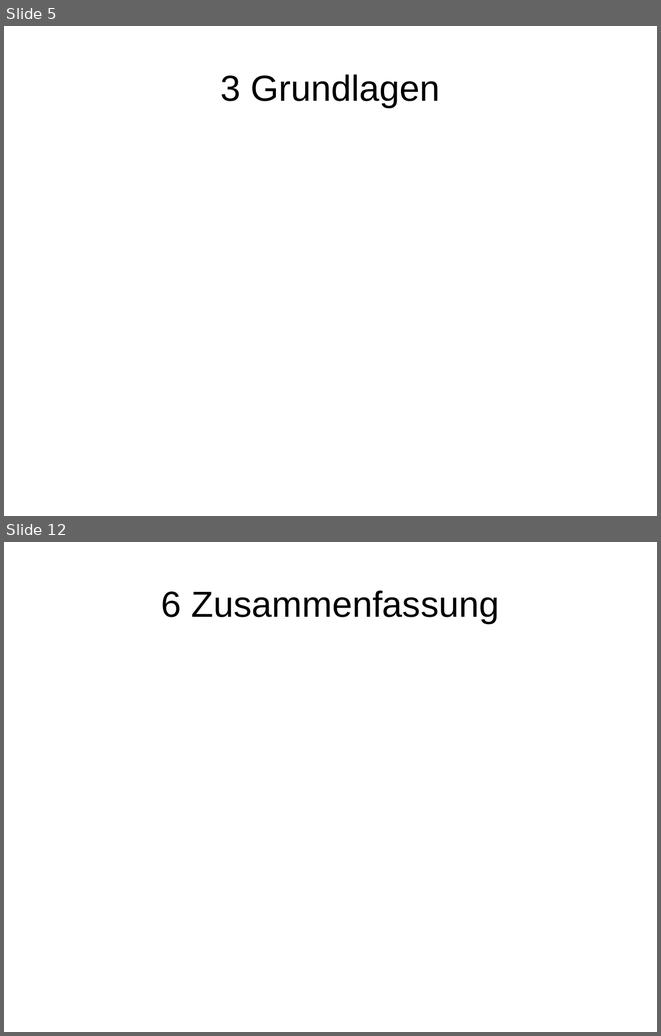
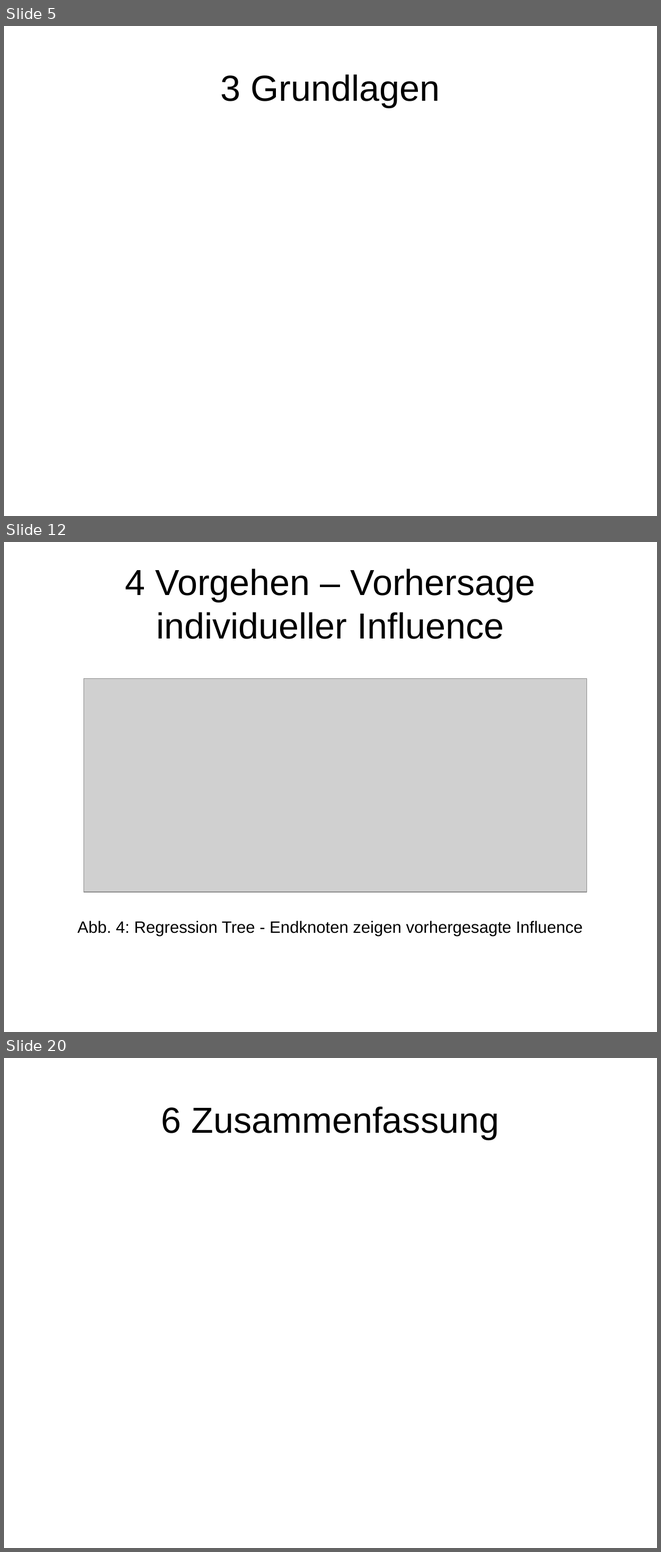
Before and after one commit to EKupfer/hello-world, a slide deck: CompAdv Vortrag.odp. Shown one above the other, each under a label of ours: slides 5 and 12 before the commit, slides 5, 12 and 20 after it; the slides between them are not shown. The pictures are 661x1036 and 661x1552 pixels, drawn with LibreOffice and Linux fonts; fonts in the diff are those of the drawing; grey boxes stand for pictures. Boxes give left, top, right and bottom in pixels: in the first picture for what was removed or moved away, otherwise in the second. Text is boxed around its words. In the diff, an @@ line names an element or a change of style, - is before the commit and + after.

```diff
--- a/CompAdv Vortrag.odp
+++ b/CompAdv Vortrag.odp
@@ slide 12 added at (4,542,657,1032), background #FFFFFF @@
@@ title added at (125,568,535,639), 44 pt, text #000000 @@
+4 Vorgehen – Vorhersage individueller Influence
@@ picture added at (84,679,587,892) @@
@@ text added at (78,920,583,936), 20 pt, text #000000 @@
+Abb. 4: Regression Tree - Endknoten zeigen vorhergesagte Influence
@@ what was slide 12 is now slide 20 @@
```
Also in this commit, not shown: 5 slides changed, 10 other slides added, 3 slides removed.
